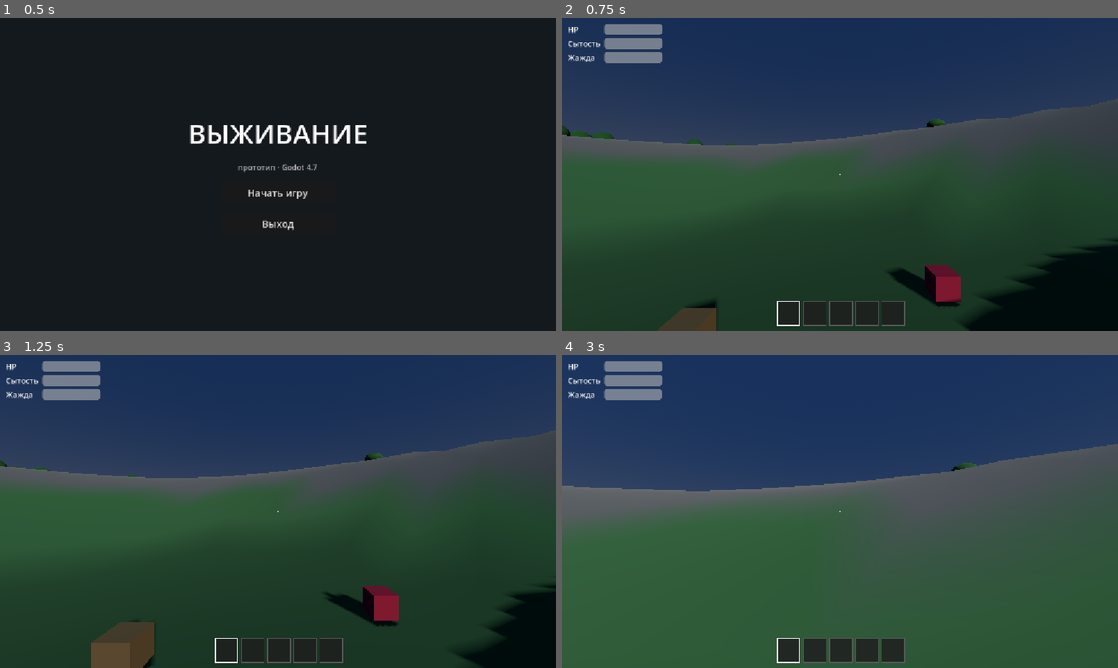
Above: before the commit, frames 1-4 (two rows, left to right).
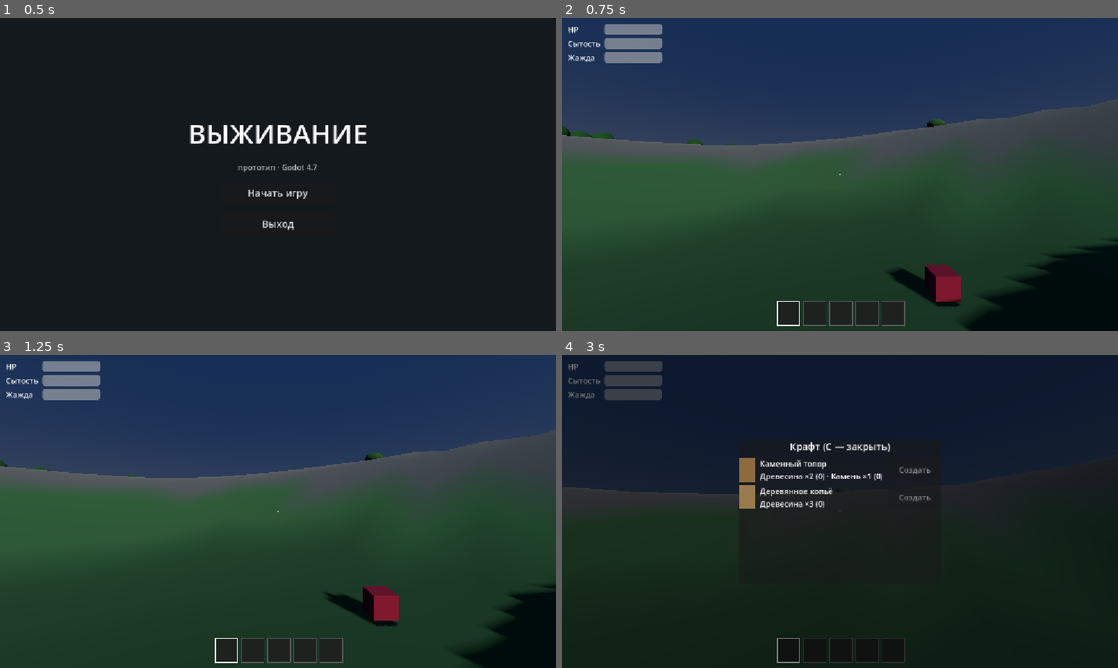
Above: after the commit, the same moments.

Repository: goverfar-tech/govno-igra
Game: Godot game, scene res://scenes/ui/main_menu.tscn
Two runs of this game, one before a commit and one after it. Both use one fixed random seed, a clock stepped at 60 frames per second and the inputs below.
Inputs (mouse positions are in pixels of both pictures, inside the frame that each line leads up to):
- Up to frame 1 (0.5 s): no input
- Up to frame 2 (0.75 s): click "Начать игру" at 0.5 s
- Up to frame 3 (1.25 s): no input
- Up to frame 4 (3 s): tap Enter (ui_accept) at 1.25 s; move the mouse to (867, 511) at 1.27 s; hold C (toggle_craft, bound only after the commit) 1.28-2.03 s; hold W (move_forward) from 1.28 s (still down); click (867, 511) at 1.42 s; tap Space (jump) at 1.52, 2.27 s; move the mouse to (812, 511) at 2.02 s; tap Ctrl (crouch) at 2.1 s; click (812, 511) at 2.17 s; tap C (toggle_craft, bound only after the commit) at 2.3 s; move the mouse to (851, 505) at 2.77 s; hold C (toggle_craft, bound only after the commit) from 2.78 s (still down); tap E (interact) at 2.85 s; click (851, 505) at 2.92 s

Frame 1 is identical in both runs. In frame 2, 0.7% of the frame differs, in the area x 17-28%, y 90-100%; in frame 3, 1.5%; in frame 4, 98%, in the area x 0-100%, y 0-100%.

Commit message:
feat(craft): recipe resources (axe, spear), craft panel on C; axe now crafted (2 wood + 1 stone), not pre-placed

Diff:
--- a/project.godot
+++ b/project.godot
@@ -68,6 +68,10 @@
 "events": [Object(InputEventKey,"resource_local_to_scene":false,"resource_name":"","device":-1,"window_id":0,"alt_press …(190 unchanged characters)…
 ]
 }
+toggle_craft={
+"deadzone": 0.5,
+"events": [Object(InputEventKey,"resource_local_to_scene":false,"resource_name":"","device":-1,"window_id":0,"alt_pressed":false,"shift_pressed":false,"ctrl_pressed":false,"meta_pressed":false,"pressed":false,"keycode":0,"physical_keycode":67,"key_label":0,"unicode":0,"location":0,"echo":false,"script":null)]
+}
 toggle_inventory={
 "deadzone": 0.5,
 "events": [Object(InputEventKey,"resource_local_to_scene":false,"resource_name":"","device":-1,"window_id":0,"alt_press …(195 unchanged characters)…
--- /dev/null
+++ b/resources/items/spear.tres
@@ -0,0 +1,12 @@
+[gd_resource type="Resource" script_class="ItemData" load_steps=2 format=3]
+
+[ext_resource type="Script" path="res://resources/items/item_data.gd" id="1"]
+
+[resource]
+script = ExtResource("1")
+id = &"spear"
+display_name = "Деревянное копьё"
+icon_color = Color(0.6, 0.48, 0.3, 1)
+max_stack = 1
+is_tool = true
+tool_damage = 6.0
--- /dev/null
+++ b/resources/recipes/axe.tres
@@ -0,0 +1,11 @@
+[gd_resource type="Resource" script_class="RecipeData" load_steps=3 format=3]
+
+[ext_resource type="Script" path="res://resources/recipes/recipe_data.gd" id="1"]
+
+[ext_resource type="Resource" path="res://resources/items/axe.tres" id="2"]
+
+[resource]
+script = ExtResource("1")
+result = ExtResource("2")
+result_count = 1
+cost = {&"wood": 2, &"stone": 1}
--- /dev/null
+++ b/resources/recipes/recipe_data.gd
@@ -0,0 +1,8 @@
+class_name RecipeData
+extends Resource
+## Рецепт крафта: из набора предметов делает другой предмет.
+
+@export var result: ItemData
+@export var result_count := 1
+## Стоимость: {&"wood": 2, &"stone": 1}
+@export var cost: Dictionary = {}
--- /dev/null
+++ b/resources/recipes/spear.tres
@@ -0,0 +1,11 @@
+[gd_resource type="Resource" script_class="RecipeData" load_steps=3 format=3]
+
+[ext_resource type="Script" path="res://resources/recipes/recipe_data.gd" id="1"]
+
+[ext_resource type="Resource" path="res://resources/items/spear.tres" id="2"]
+
+[resource]
+script = ExtResource("1")
+result = ExtResource("2")
+result_count = 1
+cost = {&"wood": 3}
--- /dev/null
+++ b/scenes/ui/craft_panel.tscn
@@ -0,0 +1,42 @@
+[gd_scene load_steps=2 format=3]
+
+[ext_resource type="Script" path="res://scripts/ui/craft_panel.gd" id="1_script"]
+
+[node name="CraftPanel" type="Control"]
+visible = false
+anchors_preset = 15
+anchor_right = 1.0
+anchor_bottom = 1.0
+script = ExtResource("1_script")
+
+[node name="Dim" type="ColorRect" parent="."]
+anchors_preset = 15
+anchor_right = 1.0
+anchor_bottom = 1.0
+color = Color(0, 0, 0, 0.5)
+
+[node name="Center" type="CenterContainer" parent="."]
+anchors_preset = 15
+anchor_right = 1.0
+anchor_bottom = 1.0
+mouse_filter = 2
+
+[node name="Panel" type="PanelContainer" parent="Center"]
+custom_minimum_size = Vector2(420, 0)
+
+[node name="VBox" type="VBoxContainer" parent="Center/Panel"]
+theme_override_constants/separation = 10
+
+[node name="Title" type="Label" parent="Center/Panel/VBox"]
+theme_override_font_sizes/font_size = 20
+text = "Крафт (C — закрыть)"
+horizontal_alignment = 1
+
+[node name="Scroll" type="ScrollContainer" parent="Center/Panel/VBox"]
+custom_minimum_size = Vector2(0, 260)
+mouse_filter = 2
+
+[node name="RecipesList" type="VBoxContainer" parent="Center/Panel/VBox/Scroll"]
+unique_name_in_owner = true
+size_flags_horizontal = 3
+theme_override_constants/separation = 8
--- a/scenes/ui/hud.tscn
+++ b/scenes/ui/hud.tscn
@@ -9,6 +9,8 @@
 [ext_resource type="PackedScene" path="res://scenes/ui/death_screen.tscn" id="4_death"]
 
 [ext_resource type="PackedScene" path="res://scenes/ui/pause_menu.tscn" id="5_pause"]
+
+[ext_resource type="PackedScene" path="res://scenes/ui/craft_panel.tscn" id="6_craft"]
 
 [node name="HUD" type="CanvasLayer"]
 script = ExtResource("1_script")
@@ -133,6 +135,8 @@
 
 [node name="InventoryPanel" parent="." instance=ExtResource("3_panel")]
 
+[node name="CraftPanel" parent="." instance=ExtResource("6_craft")]
+
 [node name="DeathScreen" parent="." instance=ExtResource("4_death")]
 
 [node name="PauseMenu" parent="." instance=ExtResource("5_pause")]
--- a/scripts/player/inventory.gd
+++ b/scripts/player/inventory.gd
@@ -129,6 +129,24 @@
 	return count_of(item) >= count
 
 
+## Хватает ли ресурсов по рецепту {id: need}.
+func has_items(cost: Dictionary) -> bool:
+	for id in cost:
+		var item: ItemData = ITEM_DB.get(id)
+		if item == null or count_of(item) < cost[id]:
+			return false
+	return true
+
+
+## Списывает ресурсы по рецепту (только если их хватает). Возвращает успех.
+func pay_cost(cost: Dictionary) -> bool:
+	if not has_items(cost):
+		return false
+	for id in cost:
+		remove_item(ITEM_DB[id], cost[id])
+	return true
+
+
 ## Забирает count предметов. false, если не хватило.
 func remove_item(item: ItemData, count: int) -> bool:
 	if not has_item(item, count):
--- /dev/null
+++ b/scripts/ui/craft_panel.gd
@@ -0,0 +1,106 @@
+class_name CraftPanel
+extends Control
+## Панель крафта: C — открыть/закрыть. Рецепты — RecipeData-ресурсы.
+
+const RECIPES: Array = [
+	preload("res://resources/recipes/axe.tres"),
+	preload("res://resources/recipes/spear.tres"),
+]
+
+var _player: Player
+var _rows: Array[Button] = []
+
+@onready var _list: VBoxContainer = %RecipesList
+
+
+func _ready() -> void:
+	visible = false
+	_build_rows()
+	SignalHub.inventory_changed.connect(func(_s: Array) -> void: _refresh())
+	visibility_changed.connect(_refresh)
+	_player = get_tree().get_first_node_in_group("player")
+
+
+func _unhandled_input(event: InputEvent) -> void:
+	if event.is_action_pressed("toggle_craft"):
+		_set_open(not visible)
+		get_viewport().set_input_as_handled()
+	elif visible and event.is_action_pressed("ui_cancel"):
+		_set_open(false)
+		get_viewport().set_input_as_handled()
+
+
+func _set_open(open: bool) -> void:
+	visible = open
+	SignalHub.inventory_open_changed.emit(open)
+
+
+func _build_rows() -> void:
+	for recipe: RecipeData in RECIPES:
+		var row := HBoxContainer.new()
+		row.add_theme_constant_override("separation", 10)
+		row.mouse_filter = Control.MOUSE_FILTER_IGNORE
+
+		var icon := ColorRect.new()
+		icon.custom_minimum_size = Vector2(34, 34)
+		icon.color = recipe.result.icon_color
+		icon.mouse_filter = Control.MOUSE_FILTER_IGNORE
+		row.add_child(icon)
+
+		var label := Label.new()
+		label.size_flags_horizontal = Control.SIZE_EXPAND_FILL
+		label.vertical_alignment = VERTICAL_ALIGNMENT_CENTER
+		label.mouse_filter = Control.MOUSE_FILTER_IGNORE
+		row.add_child(label)
+
+		var btn := Button.new()
+		btn.text = "Создать"
+		btn.custom_minimum_size = Vector2(110, 0)
+		btn.pressed.connect(_on_craft_pressed.bind(recipe))
+		row.add_child(btn)
+
+		_list.add_child(row)
+		_rows.append(btn)
+	_refresh()
+
+
+func _refresh() -> void:
+	if not is_node_ready():
+		return
+	for i in RECIPES.size():
+		var recipe: RecipeData = RECIPES[i]
+		var btn: Button = _rows[i]
+		var row := btn.get_parent()
+		var label: Label = row.get_child(1)
+		var cost_texts: Array[String] = []
+		var afford := true
+		for id in recipe.cost:
+			var need: int = recipe.cost[id]
+			var have := 0
+			if _player:
+				var item: ItemData = Inventory.ITEM_DB.get(id)
+				if item:
+					have = _player.inventory.count_of(item)
+			if have < need:
+				afford = false
+			var item_name: String = Inventory.ITEM_DB.get(id).display_name if Inventory.ITEM_DB.has(id) else str(id)
+			cost_texts.append("%s ×%d (%d)" % [item_name, need, have])
+		label.text = "%s\n%s" % [recipe.result.display_name + (" ×%d" % recipe.result_count if recipe.result_count > 1 else ""), " · ".join(cost_texts)]
+		btn.disabled = not afford or _player == null
+
+
+func _on_craft_pressed(recipe: RecipeData) -> void:
+	if _player == null:
+		return
+	if not _player.inventory.has_items(recipe.cost):
+		SignalHub.notify.emit("Не хватает ресурсов")
+		return
+	var leftover := _player.inventory.add_item(recipe.result, recipe.result_count)
+	if leftover > 0:
+		# ресурсы не тратим, если результат не влез
+		SignalHub.notify.emit("Инвентарь полон!")
+		return
+	_player.inventory.pay_cost(recipe.cost)
+	AudioManager.play_pickup()
+	SignalHub.notify.emit("Создано: %s" % recipe.result.display_name)
+	_refresh()
--- a/scripts/world/world_gen.gd
+++ b/scripts/world/world_gen.gd
@@ -13,7 +13,6 @@
 const Stone: ItemData = preload("res://resources/items/stone.tres")
 const Berry: ItemData = preload("res://resources/items/berry.tres")
 const Flask: ItemData = preload("res://resources/items/flask.tres")
-const Axe: ItemData = preload("res://resources/items/axe.tres")
 
 @export var scatter_seed := 4242
 @export var grove_center := Vector2(-45.0, -40.0)
@@ -101,7 +100,6 @@
 	_place_pickup(Flask, Vector2(2.5, 1.5))
 	_place_pickup(Stone, Vector2(-3.0, 2.0))
 	_place_pickup(Berry, Vector2(1.5, -3.0), 3)
-	_place_pickup(Axe, Vector2(-1.5, -2.0))
 
 
 func _scatter_in_disc(rng: RandomNumberGenerator, scene: PackedScene,
Not shown, added: resources/recipes/recipe_data.gd.uid
Not shown: 1 places in scenes/ui/hud.tscn that only renumber resources
Not shown, added: scripts/ui/craft_panel.gd.uid
